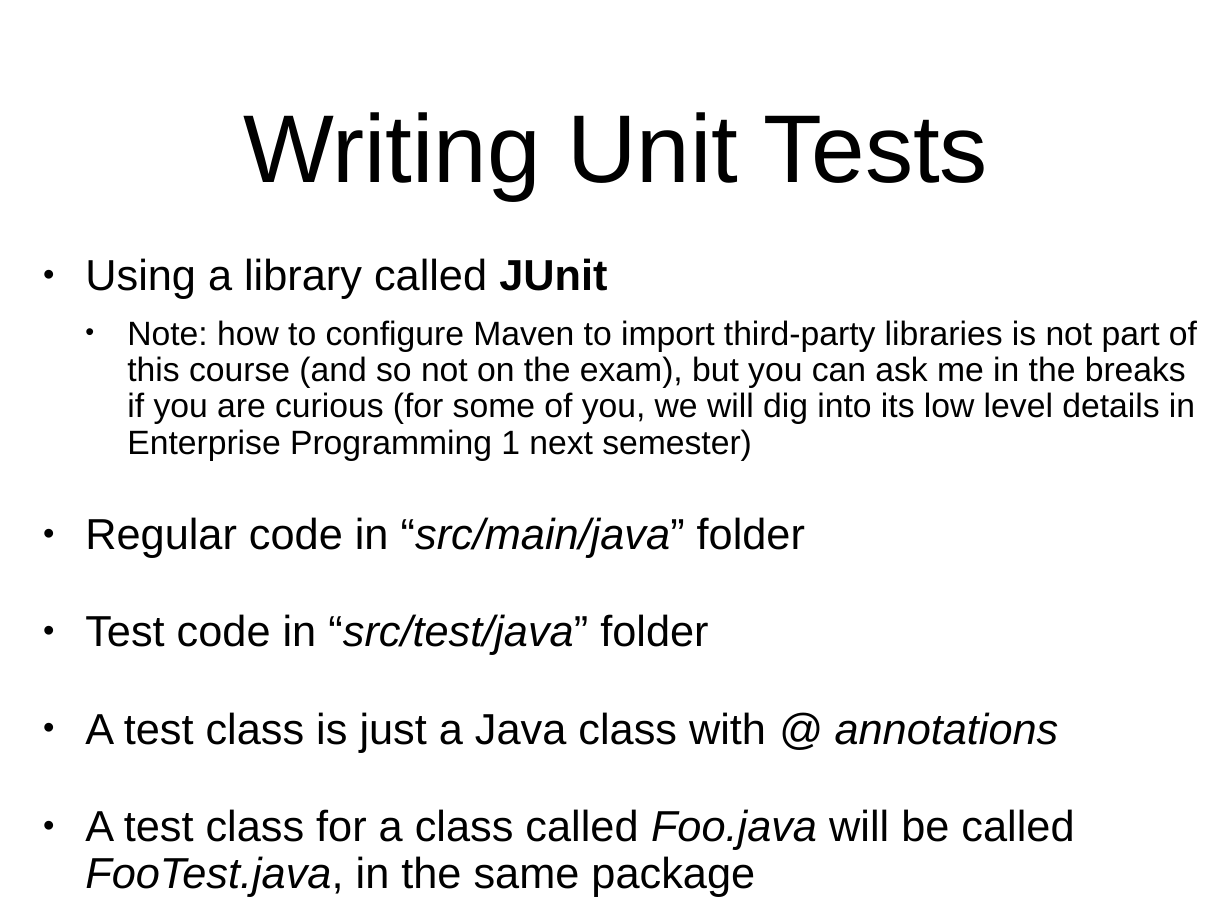
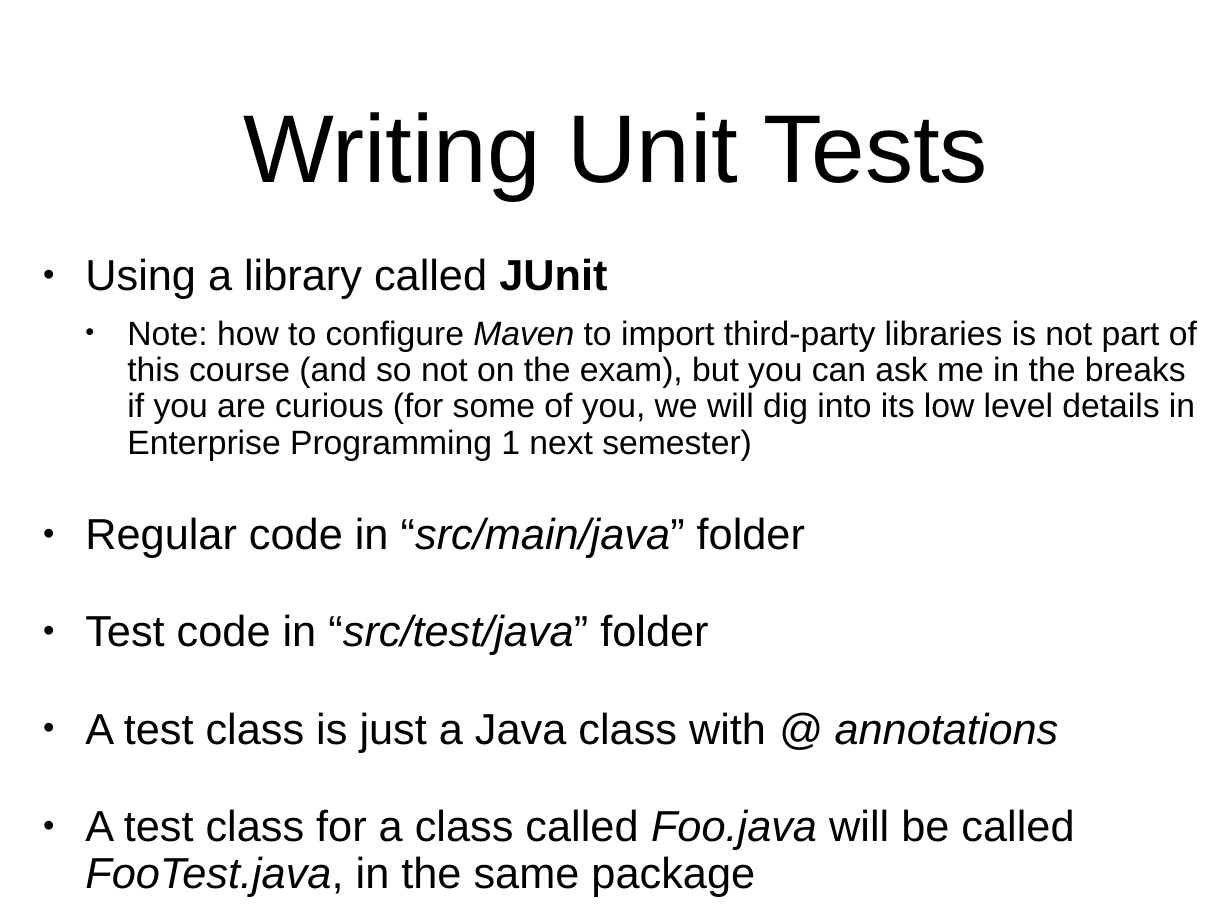
Before and after one commit to arcuri82/algorithms, a slide deck: slide 34 of docs/slides/01/01_intro.pptx (slide 25 before the commit). Drawn at 1232x924 pixels with LibreOffice and Linux fonts; fonts in the diff are those of the drawing. Boxes give left, top, right and bottom in pixels: in the first picture for what was removed or moved away, otherwise in the second. Text is boxed around its words. In the diff, an @@ line names an element or a change of style, - is before the commit and + after.

```diff
--- a/docs/slides/01/01_intro.pptx
+++ b/docs/slides/01/01_intro.pptx
@@ text at bbox=[127, 320, 1197, 461]: italic on in "Maven" @@
```
Also in this commit, not shown: 6 other slides changed, 9 slides added, 2 other files.
